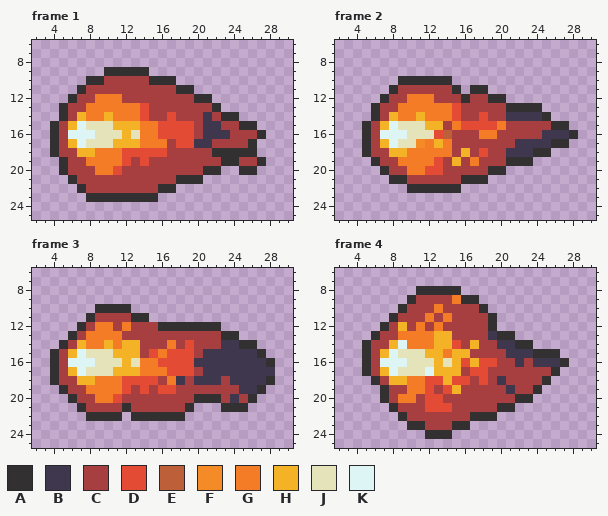
One commit to this pixel-art file: Assets/Sprites/Objects/fireball.aseprite. Above, as it was before the edit.
32x32 pixels, 4 frames. Shown: frame 1: x 2..30, y 6..25; frame 2: x 2..30, y 6..25; frame 3: x 2..30, y 6..25; frame 4: x 2..30, y 6..25.
Visible layers, top first: "Layer 3" opacity 29%, "Layer 1", "Layer 2".
Palette (. is transparent): A #333032  B #3e374d  C #a73f40  D #e44b35  E #bd6039  F #f48b26  G #f47c26  H #f4b226  J #e4e3ba  K #ddf6f5
Pixels before, frame 1, first column x 4:
 9 ......AAAAA.............
10 ....AACCCCCAAA..........
11 ...ACCCCCCCCCCAA........
12 ..ACCGGGCCCCCCCCAA......
13 .ACCGGGGGGDCCCCCCCA.....
14 .ACHGGHGGGDCCDCCCBCAA...
15 ACHKJJJHHHGGDDDDCBBCCAA.
16 ACKKKJJJHJGGDDDDCBBBCCCA
17 ACHKJJJHHHGGGCDDBBCCCCA.
18 ACCHHGGGDDDDDCCCCCAAAAA.
19 .ACCGGGGDCDCCCCCCCCAACCA
20 .ACCCGGDCCCCCCCCCAA..AA.
21 ..ACCCCCCCCCCCAAA.......
22 ...ACCCCCCCCAA..........
23 ....AAAAAAAA............
Pixels before, frame 2, first column x 5:
10 ....AAAAAA..............
11 ...ACCCCCCA.AA..........
12 ..ACCGGGCCCACCAA........
13 .ACCGGGGGGDCCCCCAAAA....
14 .ACHGGHGGGDCCDCCBBBBA...
15 ACHKJJJHHCGDDDDGCCCCCAA.
16 ACKKKJJJDECCCGGCCCCCBBBA
17 ACHKJJFGHGCCCCCCCBBBBAA.
18 ACCHHGGGGGCHCDCCBBBAA...
19 .ACCGGGGDCHCGCCCAAA.....
20 ..ACCGGDDCCCCCAA........
21 ...AACCCCCCAAA..........
22 .....AAAAAA.............
Pixels before, frame 3, first column x 4:
10 .....AAAA................
11 ....ACCCCAA..............
12 ...ACGGCGCCCAAAAAAA......
13 ..ACGGGGCCCCCCCCCCCAA....
14 .ACHGGHGHHCCCGCDCCCBBAA..
15 ACHKJJJHHHCDGDDDCBBBBBBA.
16 ACKKKJJJHJGGDDDDBBBBBBBBA
17 ACHKJJJHHHGGGDDDCBBBBBBBB
18 ACCHHGGGDDDDCGBCBBBCBBBBA
19 .ACCGGGGDCDCDDCCCCCCCBBA.
20 ..ACCGGDCCCCCCCCAAACBCA..
21 ...ACCCCACCCCCCA...AAA...
22 ....AAAA.AAAAAA..........
Pixels before, frame 4, first column x 5:
 8 ......AAAAA............
 9 .....ACCCCGAA..........
10 ....ACCCGCCCCA.........
11 ...ACCCGCGCCCCA........
12 ..ACHCGCGCCCCCA........
13 .ACCGGGGHHCCCCBAA......
14 ACCHKGGGHHDCHCCBBAA....
15 ACHKJJJHHGHHCCCCBBBAAA.
16 ACKKKJJJHJHDHDDCCBCBBBA
17 ACHKJJJKHHHCDDCCCCCCCA.
18 .ACHHGGDDHDDCDCBCCCCA..
19 ..ACCGGDCDHCCCCCBCCA...
20 ..ACGGCDDCCCCCCCCAA....
21 ...ACCCDDDCCCCCAA......
22 ....ACCCCCCCAAA........
23 .....AACCCAA...........
24 .......AAA.............
Once edited:
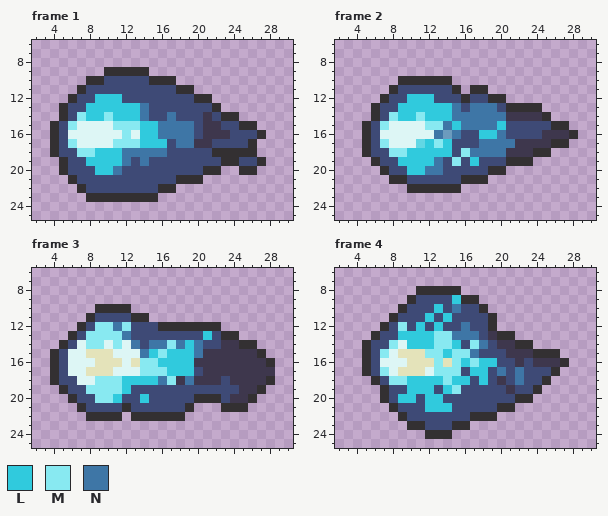
Colours new in this view: L #30cadd  M #88e9f1  N #3e76a6
From old to new:
layer "Blue/Layer 2" added
layer "Blue/Layer 1" added
layer "Blue/Layer 3" opacity 29% added
layer "Layer 2" removed
layer "Layer 1" removed
layer "Layer 3" removed
colour C: #a73f40 -> #3e4a76
colour E: #bd6039 -> #6c9bbd
colour F: #f48b26 -> #62d7e4
Frame 1, layers "Blue/Layer 3", "Blue/Layer 1":
y 12: x 9..11 GGG -> LLL
y 13: x 8..14 GGGGGGD -> LLLLLLN
y 14: x 7..14 HGGHGGGD -> MLLMLLLN; x 17 D -> N
y 15: x 6 H -> M; x 8..19 JJJHHHGGDDDD -> KKKMMMLLNNNN
y 16: x 9..19 JJJHJGGDDDD -> KKKMKLLNNNN
y 17: x 6 H -> M; x 8..16 JJJHHHGGG -> KKKMMMLLL; x 18..19 DD -> NN
y 18: x 7..16 HHGGGDDDDD -> MMLLLNNNNN
y 19: x 8..12 GGGGD -> LLLLN; x 14 D -> N
y 20: x 9..11 GGD -> LLN
Frame 2, layers "Blue/Layer 3", "Blue/Layer 1":
y 12: x 10..12 GGG -> LLL
y 13: x 9..15 GGGGGGD -> LLLLLLN; x 17..19 CCC -> NNN
y 14: x 8..20 HGGHGGGDCCDCC -> MLLMLLLNNNNNN
y 15: x 7 H -> M; x 9..20 JJJHHCGDDDDG -> KKKMMNLNNNNL
y 16: x 10..13 JJJD -> KKKN; x 15 C -> N; x 18..20 GGC -> LLN
y 17: x 7 H -> M; x 9..10 JJ -> KK; x 12..14 GHG -> LML; x 18..21 CCCC -> NNNN
y 18: x 8..14 HHGGGGG -> MMLLLLL; x 16..20 HCDCC -> MNNNN
y 19: x 9..13 GGGGD -> LLLLN; x 15 H -> M; x 17 G -> L
y 20: x 10..13 GGDD -> LLNN
Frame 3, layers "Blue/Layer 1", "Blue/Layer 2":
y 12: x 9..12 GGCG -> MMNM
y 13: x 8..12 GGGGC -> MMMMN; x 21 C -> L
y 14: x 7..13 HGGHGHH -> KMMKMKN; x 15..20 CCGCDC -> NNMNLN
y 15: x 6 H -> K; x 11..20 HHHCDGDDDC -> KKKNLMLLLN
y 16: x 12 H -> K; x 14..19 GGDDDD -> MMLLLL
y 17: x 6 H -> K; x 11..19 HHHGGGDDD -> KKKMMMLLL
y 18: x 7..17 HHGGGDDDDCG -> KKMMMLLLLNM; x 19 C -> N
y 19: x 8..12 GGGGD -> MMMML; x 14 D -> C; x 16..17 DD -> CC
y 20: x 9..11 GGD -> MML; x 14 C -> L; x 25 C -> B
Frame 4, layer "Blue/Layer 1":
y 9: x 15 G -> L
y 10: x 13 G -> L; x 15 C -> N
y 11: x 12 G -> L; x 14 G -> L
y 12: x 9 H -> M; x 11 G -> L; x 13 G -> L; x 16 C -> N
y 13: x 9..17 GGGGHHCCC -> LLLLMMNNN
y 14: x 8 H -> M; x 10..15 GGGHHD -> LLLMML; x 17..18 HC -> MN
y 15: x 7 H -> M; x 12..17 HHGHHC -> MMLMMN
y 16: x 13 H -> M; x 15..19 HDHDD -> MLMLL
y 17: x 7 H -> M; x 13..15 HHH -> MMM; x 17..18 DD -> LL; x 20 C -> N; x 22 C -> N
y 18: x 8..16 HHGGDDHDD -> MMLLLLMLL; x 18 D -> L; x 22 C -> N
y 19: x 10..12 GGD -> LLL; x 14..15 DH -> LM
y 20: x 9..10 GG -> LL; x 12..13 DD -> LL
y 21: x 12..14 DDD -> LLL
Pixel boxes of the changes (left, top, right, bottom) in both pictures:
changed: (59, 76, 257, 193)
changed: (371, 85, 551, 184)
changed: (59, 313, 248, 412)
changed: (371, 295, 551, 430)
